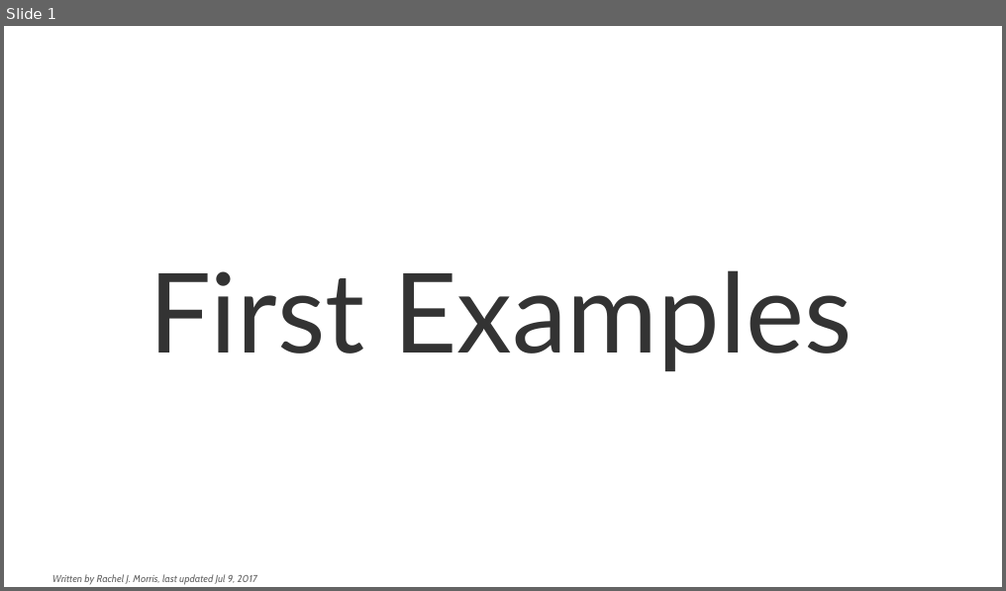
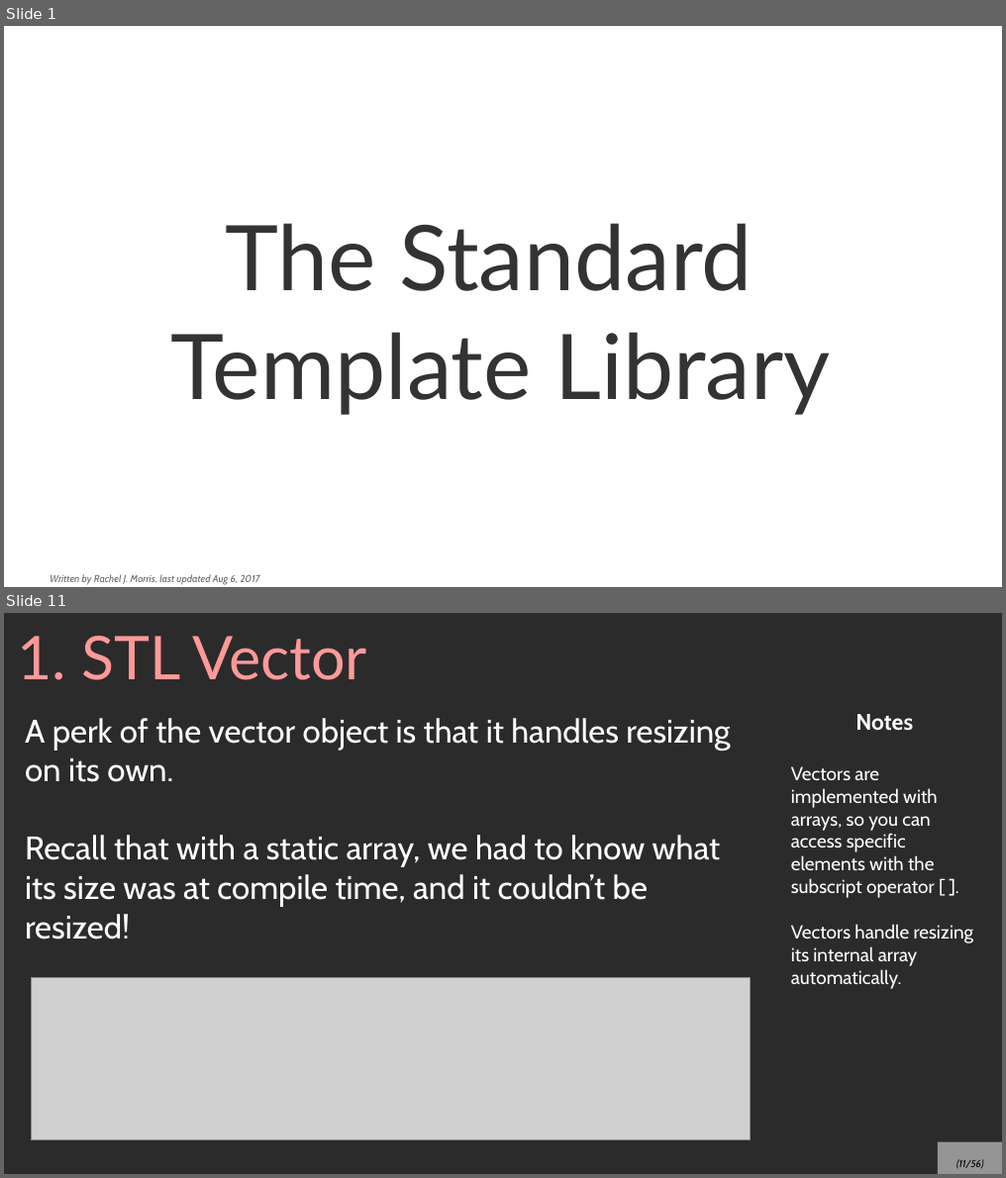
Before and after one commit to mariamhabib/CS250-Data-Structures, a slide deck: Lectures/1_Using_STL_structures.odp. Shown one above the other, each under a label of ours: slide 1 before the commit, slides 1 and 11 after it; the slides between them are not shown. The pictures are 1006x591 and 1006x1178 pixels, drawn with LibreOffice and Linux fonts; fonts in the diff are those of the drawing; grey boxes stand for pictures; background and template pictures are left out; a plain dark background stands for a picture behind light text. Boxes give left, top, right and bottom in pixels: in the first picture for what was removed or moved away, otherwise in the second. Text is boxed around its words. In the diff, an @@ line names an element or a change of style, - is before the commit and + after.

```diff
--- a/Lectures/1_Using_STL_structures.odp
+++ b/Lectures/1_Using_STL_structures.odp
@@ slide 11 added at [4, 613, 1002, 1174], background picture (left out) @@
@@ title added at [18, 636, 367, 680], 48 pt, text #FF9999 @@
+1. STL Vector
@@ text added at [25, 718, 730, 940], 26 pt, text #FFFFFF @@
+A perk of the vector object is that it handles resizing on its own.
+Recall that with a static array, we had to know what its size was at compile time, and it couldn’t be resized!
@@ text added at [791, 714, 974, 989], 15 pt, text #FFFFFF @@
+Notes
+Vectors are implemented with arrays, so you can access specific elements with the subscript operator [ ].
+Vectors handle resizing its internal array automatically.
@@ picture added at [31, 978, 750, 1141] @@
@@ page number added at [938, 1143, 1002, 1174], fill #FFFFFF at 50% opacity, 8 pt, text #000000, italic @@
+(11/56)
@@ slide 1 changed as well @@
@@ title at [170, 223, 830, 415]: text changed; size 88 to 72 pt @@
-First Examples
+The Standard
+Template Library
@@ text at [50, 574, 260, 585]: text changed @@
-Written by Rachel J. Morris, last updated Jul 9, 2017
+Written by Rachel J. Morris, last updated Aug 6, 2017
```
Also in this commit, not shown: 54 other slides added, 4 slides removed, 1 other file.
